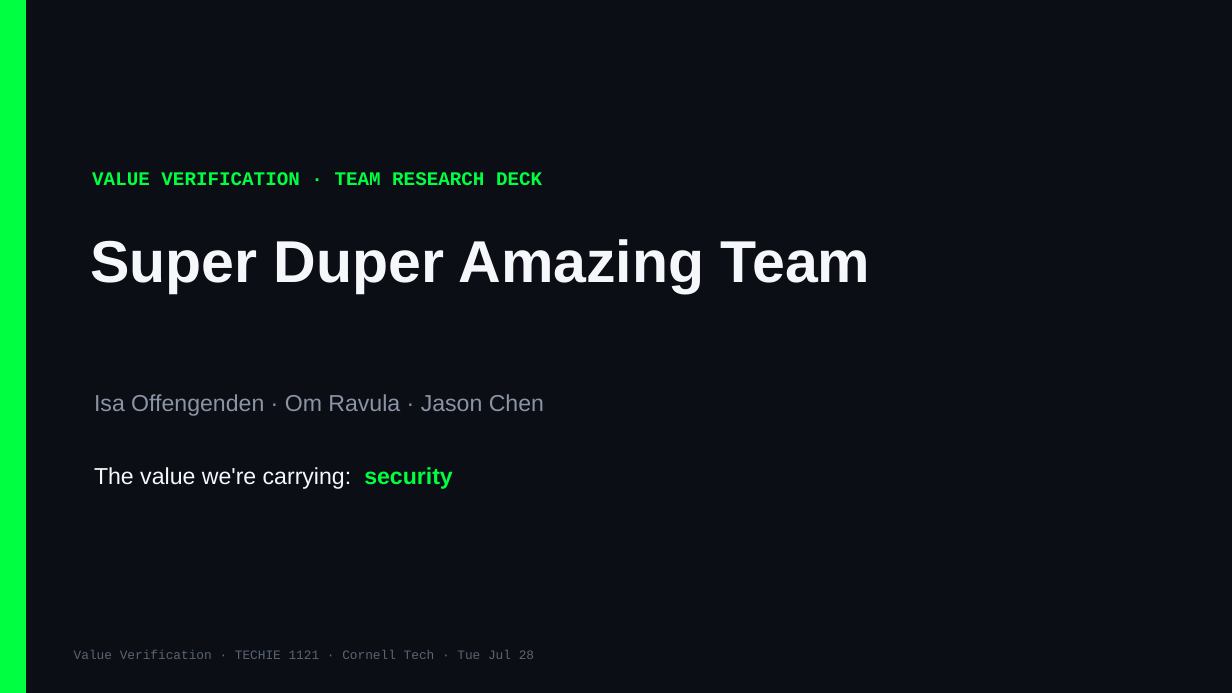
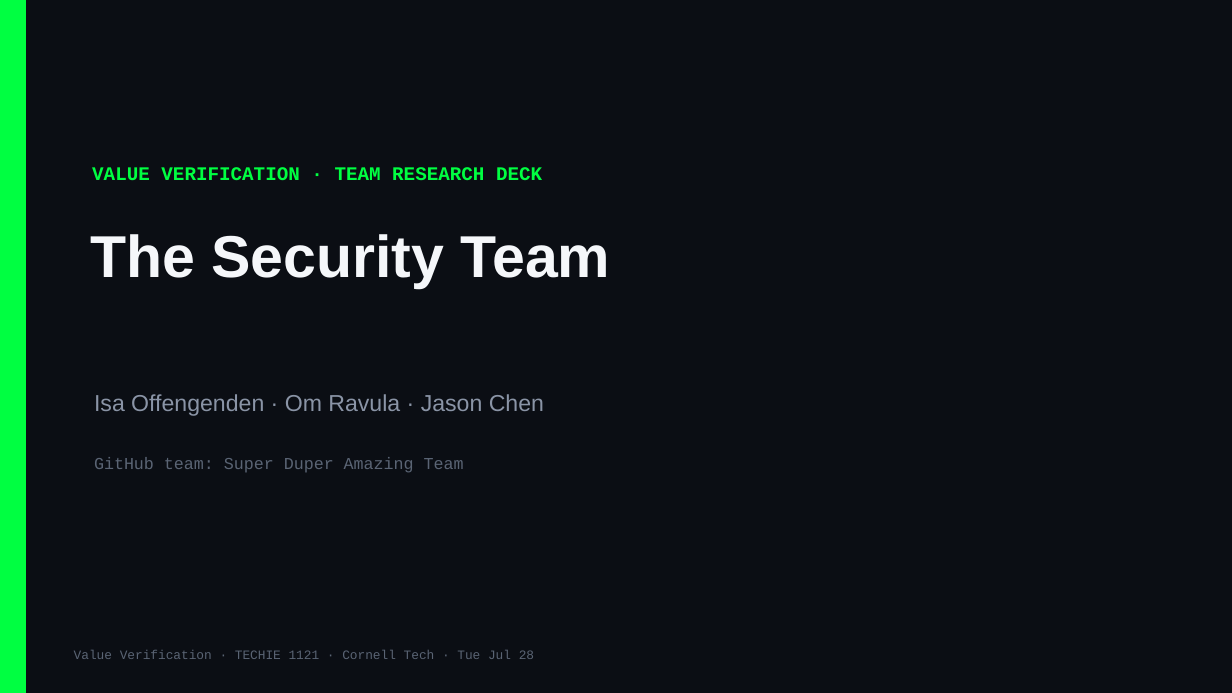
Before and after one commit to Cornell-Tech-Vibe-Coding-Summer-2026/website, a slide deck: slide 1 of slides/team-decks/Week3-Tue-super-duper-amazing-team.pptx. Drawn at 1232x693 pixels with LibreOffice and Linux fonts; fonts in the diff are those of the drawing. Boxes give left, top, right and bottom in pixels: in the first picture for what was removed or moved away, otherwise in the second. Text is boxed around its words. In the diff, an @@ line names an element or a change of style, - is before the commit and + after.

```diff
--- a/slides/team-decks/Week3-Tue-super-duper-amazing-team.pptx
+++ b/slides/team-decks/Week3-Tue-super-duper-amazing-team.pptx
@@ text "VALUE VERIFICATION · TEAM RESEARCH ...": place and size @@
-text "VALUE VERIFICATION · TEAM RESEARCH ..." at [92, 172, 542, 185]
+text "VALUE VERIFICATION · TEAM RESEARCH ..." at [92, 167, 542, 180]
@@ text at [90, 234, 611, 288]: text changed @@
-Super Duper Amazing Team
+The Security Team
@@ text at [94, 457, 464, 472]: text changed; size 18 to 13 pt; font Arial to Courier New; text colour #F5F7FA to #5A6474 @@
-The value we're carrying: security
+GitHub team: Super Duper Amazing Team
```
Also in this commit, not shown: 7 other files.
